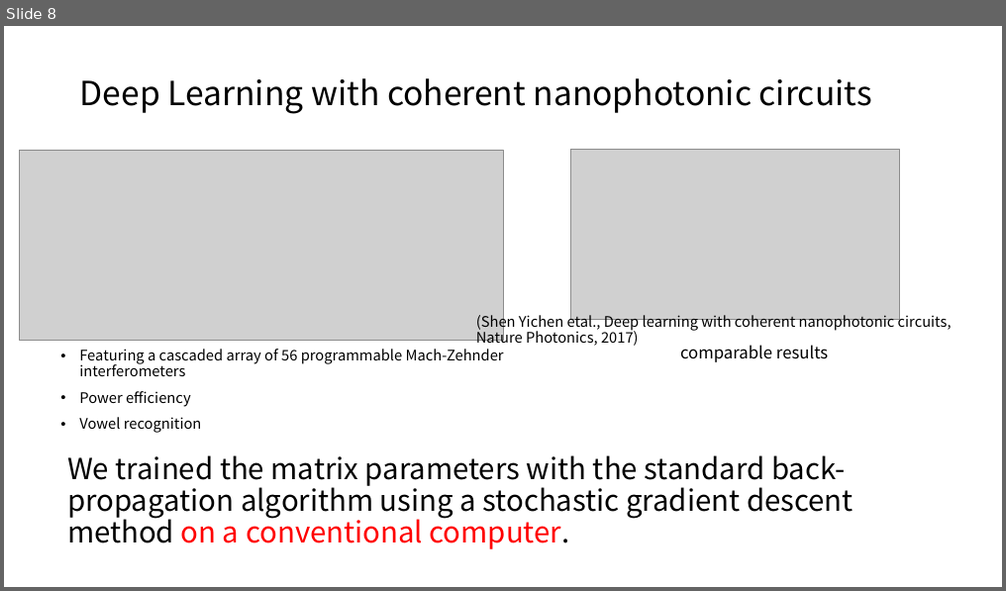
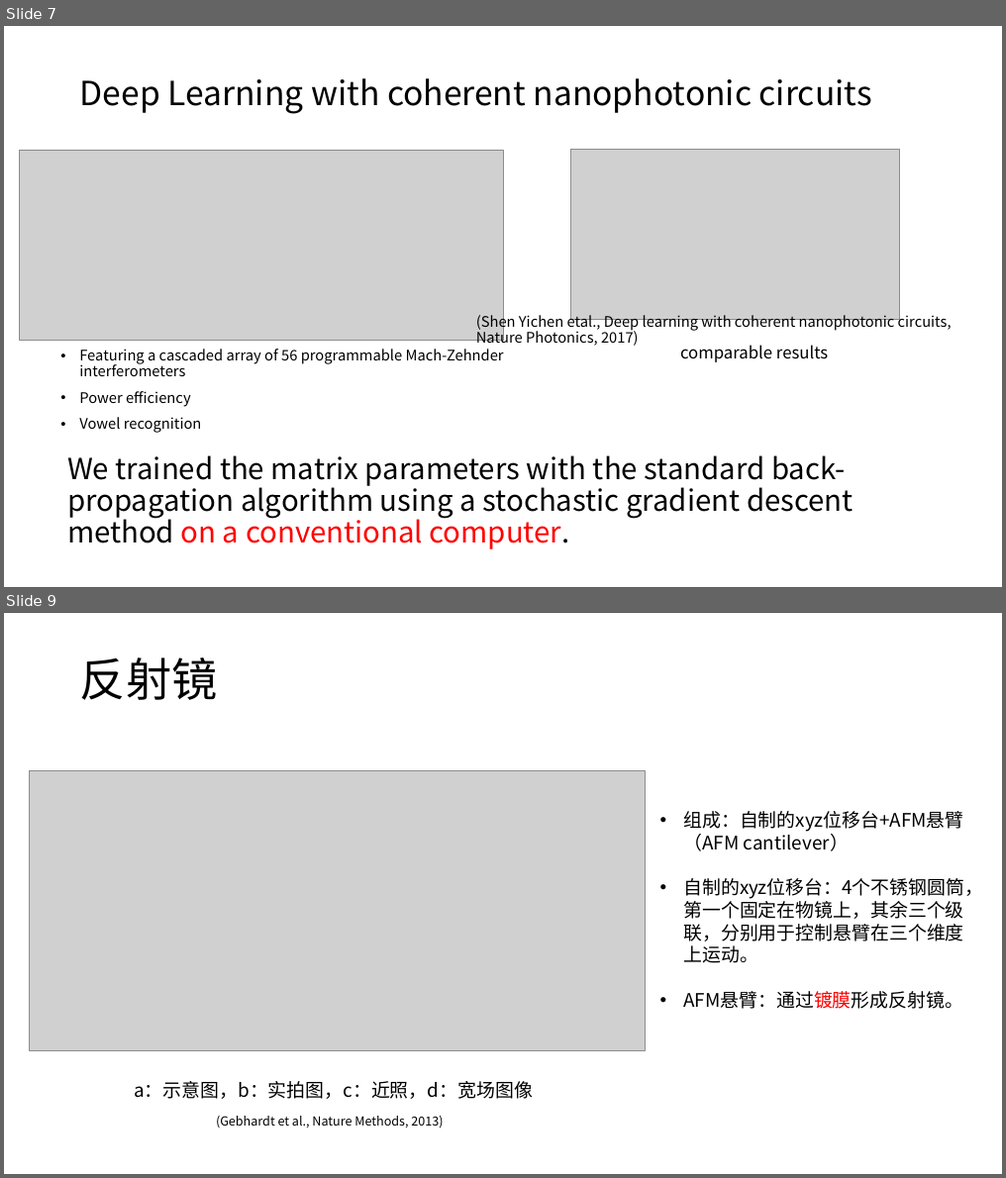
Before and after one commit to lucaschang95/DiscussionWithLin, a slide deck: Workspace0828/20190828-Summary, learning time for DP.pptx. Shown one above the other, each under a label of ours: slide 8 before the commit, slides 7 and 9 after it; the slides between them are not shown. The pictures are 1006x591 and 1006x1178 pixels, drawn with LibreOffice and Linux fonts; fonts in the diff are those of the drawing; grey boxes stand for pictures. Boxes give left, top, right and bottom in pixels: in the first picture for what was removed or moved away, otherwise in the second. Text is boxed around its words. In the diff, an @@ line names an element or a change of style, - is before the commit and + after.

```diff
--- a/Workspace0828/20190828-Summary, learning time for DP.pptx
+++ b/Workspace0828/20190828-Summary, learning time for DP.pptx
@@ slide 9 added at [4,613,1002,1174], background #FFFFFF @@
@@ title added at [80,658,218,700], 44 pt, text #000000 @@
+反射镜
@@ picture added at [29,771,645,1051] @@
@@ text added at [683,811,983,1009], 18 pt, text #000000 @@
+• 组成：自制的xyz位移台+AFM悬臂（AFM cantilever）
+• 自制的xyz位移台：4个不锈钢圆筒，第一个固定在物镜上，其余三个级联，分别用于控制悬臂在三个维度上运动。
+• AFM悬臂：通过镀膜形成反射镜。
@@ text added at [134,1081,533,1099], 18 pt, text #000000 @@
+a：示意图，b：实拍图，c：近照，d：宽场图像
@@ text added at [216,1116,443,1129], 12 pt, text #000000 @@
+(Gebhardt et al., Nature Methods, 2013)
@@ what was slide 8 is now slide 7 @@
```
Also in this commit, not shown: 2 other slides added, 1 slide removed.
